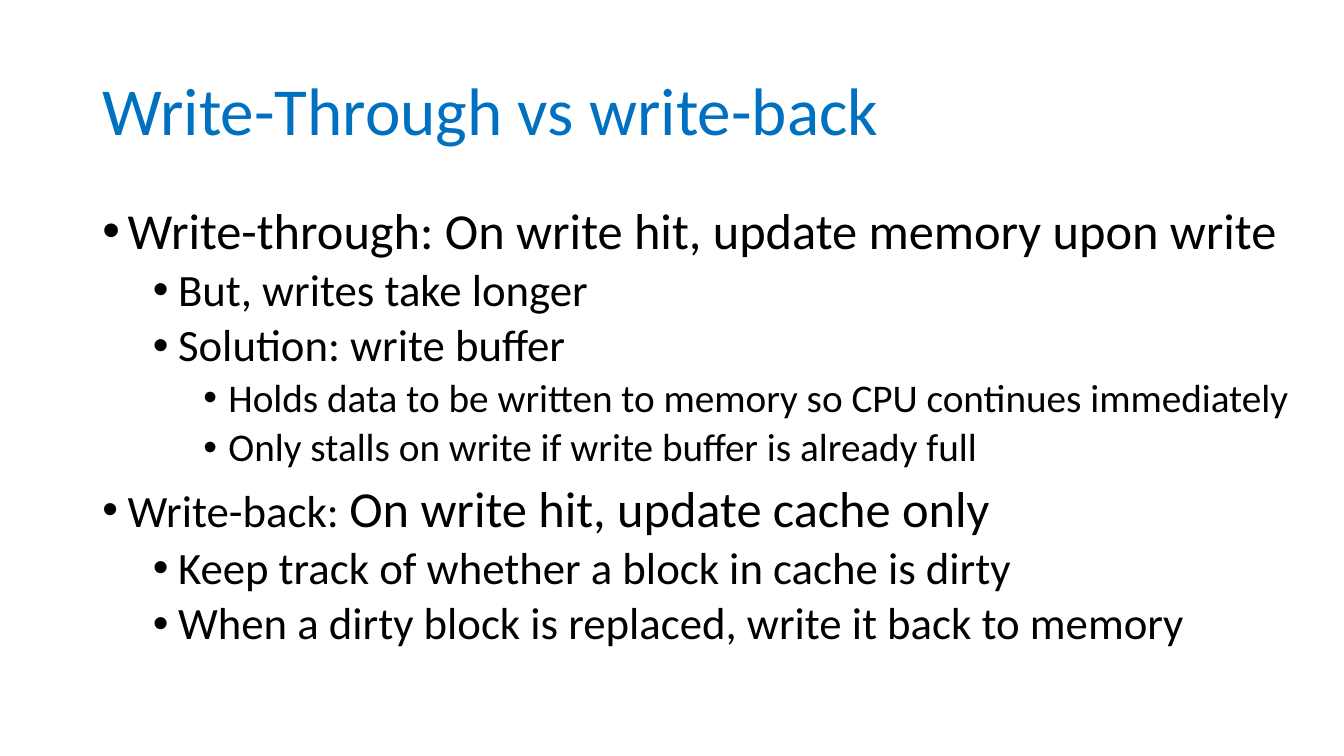
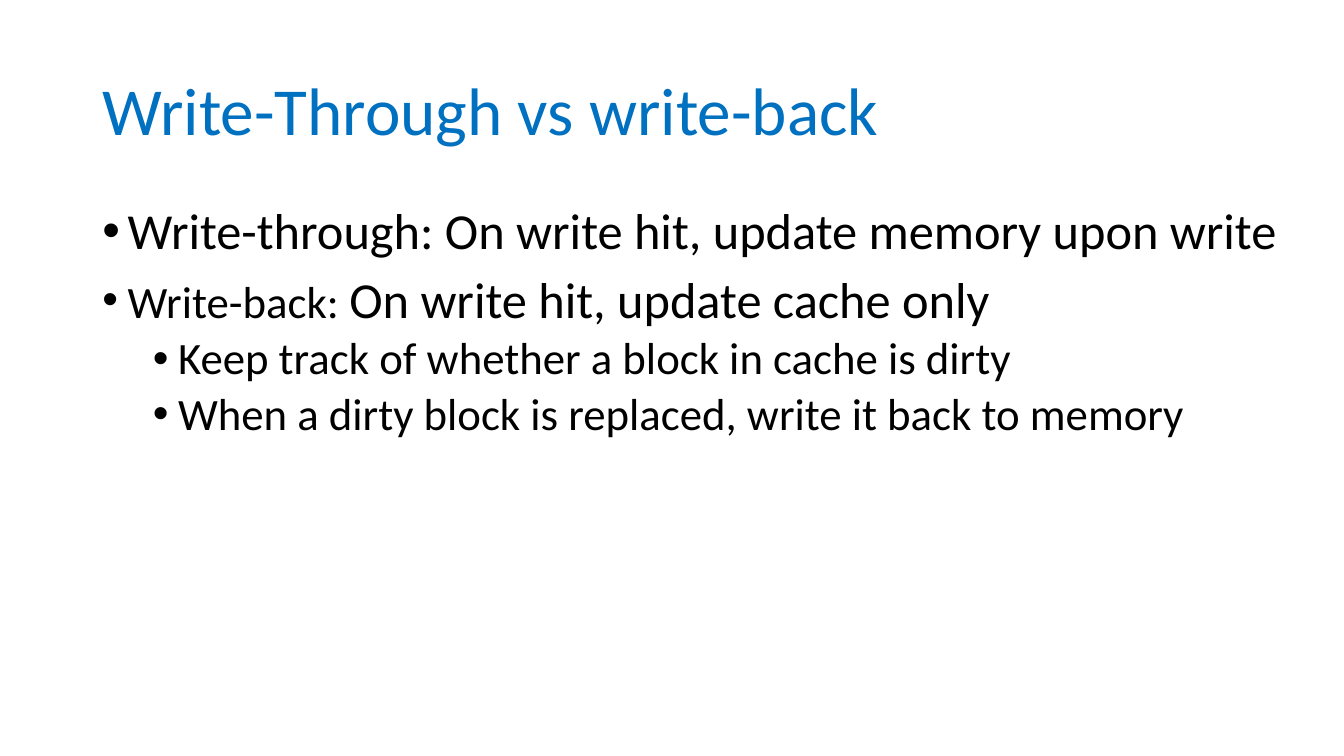
Before and after one commit to NYU-CSO/nyu-cso.github.io, a slide deck: slide 23 of notes/arch-mem.pptx (slide 22 before the commit). Drawn at 1344x756 pixels with LibreOffice and Linux fonts; fonts in the diff are those of the drawing. Boxes give left, top, right and bottom in pixels: in the first picture for what was removed or moved away, otherwise in the second. Text is boxed around its words. In the diff, an @@ line names an element or a change of style, - is before the commit and + after.

```diff
--- a/notes/arch-mem.pptx
+++ b/notes/arch-mem.pptx
@@ text at [178, 275, 1288, 468]: paragraphs removed @@
-  • But, writes take longer
-  • Solution: write buffer
-    • Holds data to be written to memory so CPU continues immediately
-    • Only stalls on write if write buffer is already full
```
Also in this commit, not shown: 21 other slides changed, 4 slides added, 3 slides removed, 1 other file.
